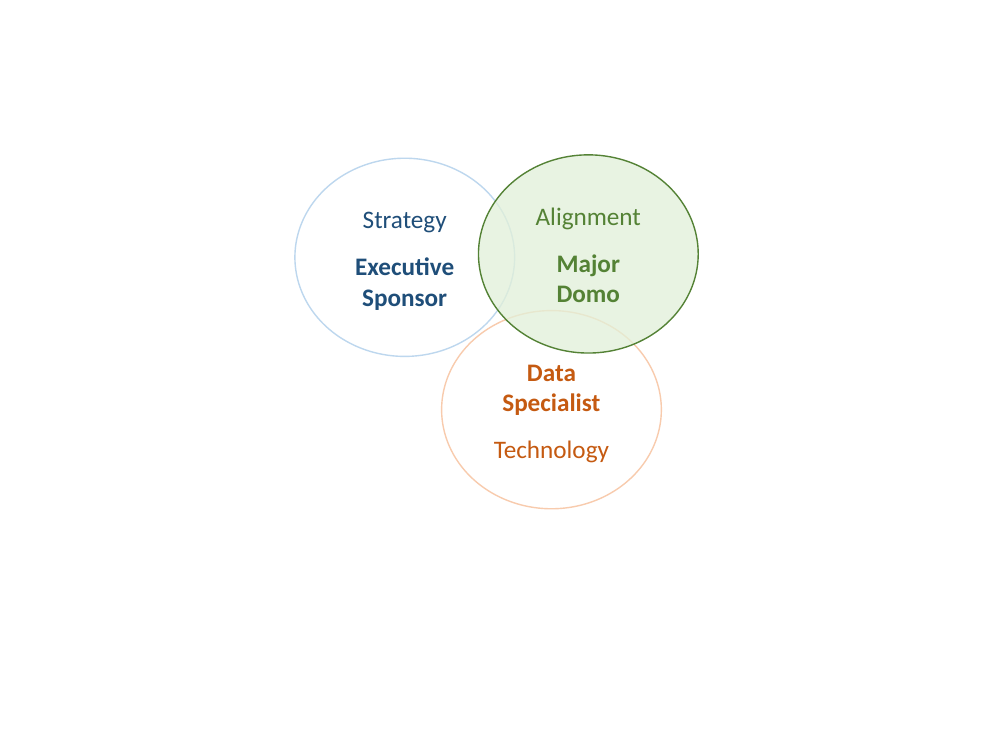
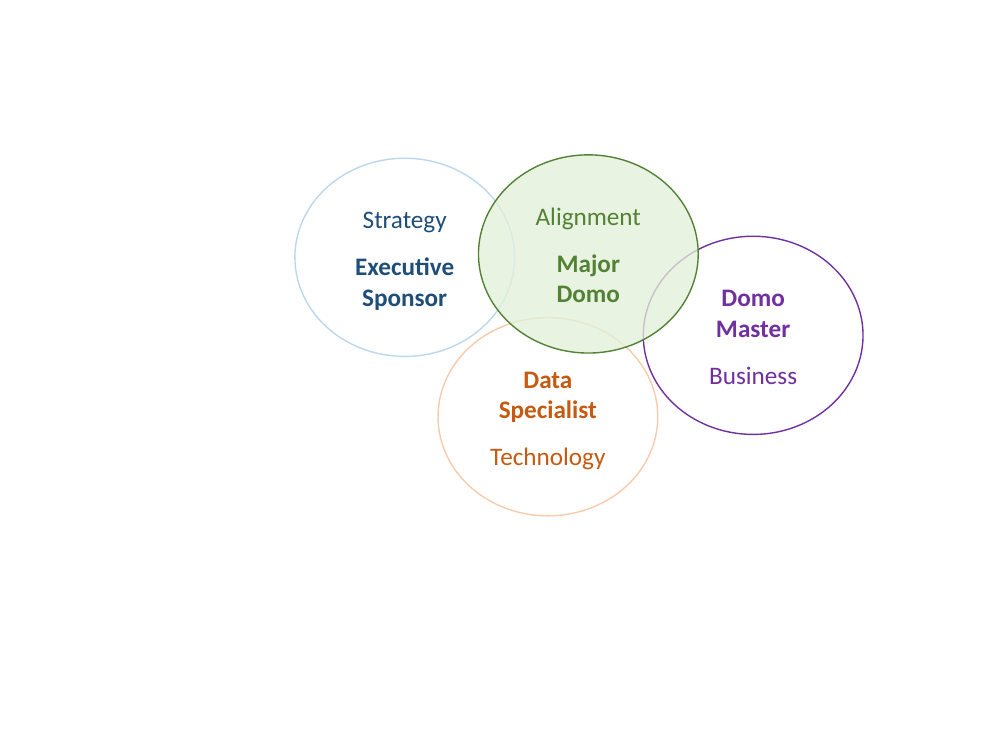
Before and after one commit to PacktPublishing/Data-Democratization-with-Domo, a slide deck: slide 1 of Images/CH18/CH18 Images.pptx. Drawn at 1008x756 pixels with LibreOffice and Linux fonts; fonts in the diff are those of the drawing. Boxes give left, top, right and bottom in pixels: in the first picture for what was removed or moved away, otherwise in the second. Text is boxed around its words. In the diff, an @@ line names an element or a change of style, - is before the commit and + after.

```diff
--- a/Images/CH18/CH18 Images.pptx
+++ b/Images/CH18/CH18 Images.pptx
@@ ellipse added at bbox=[643, 236, 863, 434], outline #7030A0 1 pt, 18 pt, text #7030A0, bold @@
+Domo
+Master
+Business
@@ ellipse "Data": place and size @@
-ellipse "Data" at bbox=[442, 310, 661, 509]
+ellipse "Data" at bbox=[438, 318, 658, 516]
```
Also in this commit, not shown: 1 slide added, 1 slide removed, 2 other files.
